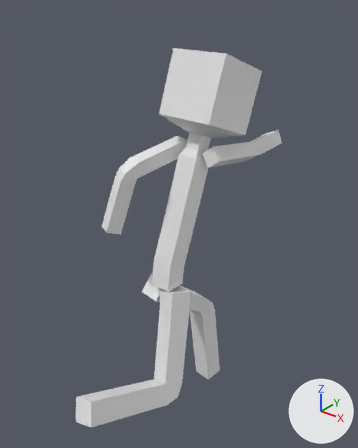
The FBX model Assets/Blender/exports/player.fbx as it was, and as the next commit left it.
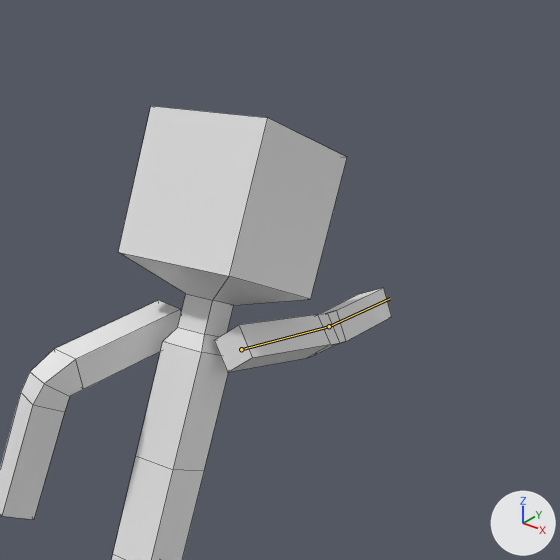
Old and new are each drawn whole from a 50 mm camera at (10.35, -12.25, 16.77) aimed at (-0.22, 0.96, 8.58) and again close up on the part from 29% to 100% of the width and 0% to 56% of the height. Arrows for +X, +Y and +Z are at lower right; the lights stay in place. Both versions are drawn at frame 1 of the action 'Armature|Action'; the numbers are the values there. The bones that change are drawn over the model as lines in the close-ups. The close-ups show mesh edges as thin lines.

In view in the first close-up: 'Arm.L', 'Arm.R', 'Body'.
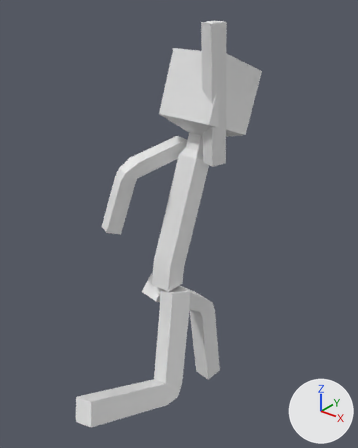
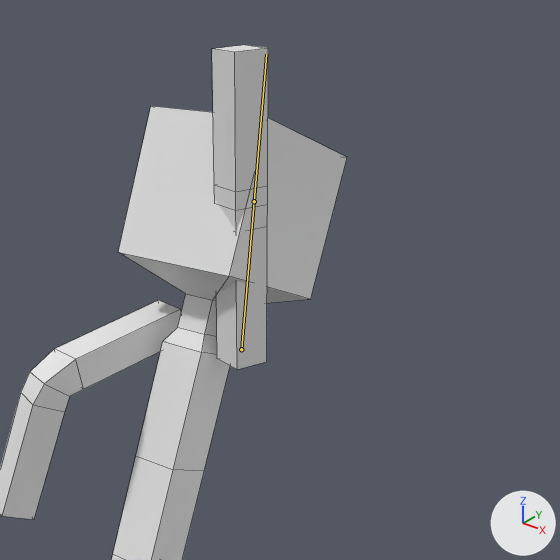
Pixel boxes (x1, y1, x2, y2) of what changed, in the close-ups (560 x 560 px):
'Arm.R', posed (68% narrower, 284% taller)
    before: (214, 288, 392, 372)
    after: (212, 45, 268, 370)
bone 'Upper arm.L', root to tip
    before: (241, 349) to (329, 326)
    after: (241, 349) to (254, 201)
bone 'Lower arm.L', root to tip
    before: (329, 326) to (390, 298)
    after: (254, 201) to (266, 54)

What the commit changed:
Bone 'Upper arm.L' (bone_upper_arm_l) turns from (94, 5, 160) to (0, 1, -90) degrees about its own x, y and z.
Bone 'Lower arm.L' (bone_lower_arm_l) turns from (-9, 15, -4) to (0, 0, 0) degrees about its own x, y and z.
